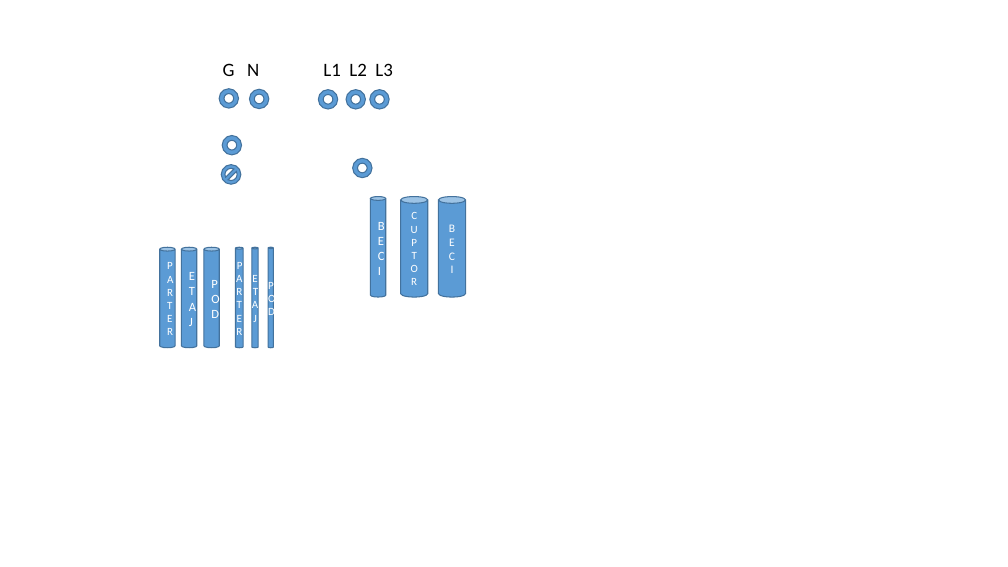
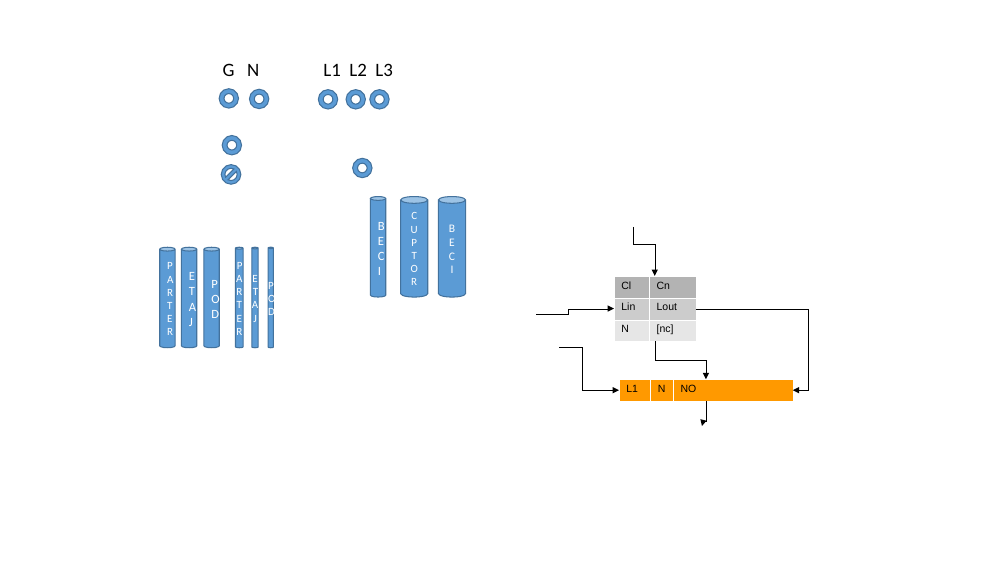
Before and after one commit to dan-cristian/haiot, a slide deck: slide 5 of wiki/solar/power-system.odp (slide 2 before the commit). Drawn at 1008x567 pixels with LibreOffice and Linux fonts; fonts in the diff are those of the drawing. Boxes give left, top, right and bottom in pixels: in the first picture for what was removed or moved away, otherwise in the second. Text is boxed around its words. In the diff, an @@ line names an element or a change of style, - is before the commit and + after.

```diff
--- a/wiki/solar/power-system.odp
+++ b/wiki/solar/power-system.odp
@@ elbow arrow added from (633, 227) to (655, 276), #000000 0 pt @@
@@ table added at (614,276,696,342), 3 rows, 2 columns @@
+Cl | Cn
+Lin | Lout
+N | [nc]
@@ elbow arrow added from (536, 315) to (614, 309), #000000 0 pt @@
@@ elbow arrow added from (696, 309) to (793, 390), #000000 0 pt @@
@@ elbow arrow added from (560, 347) to (619, 390), #000000 0 pt @@
@@ elbow arrow added from (655, 342) to (706, 380), #000000 0 pt @@
@@ table added at (619,380,793,402), 1 rows, 3 columns @@
+L1 | N | NO
@@ elbow arrow added from (706, 402) to (702, 426), #000000 0 pt @@
```
Also in this commit, not shown: 2 other slides changed, 2 slides added, 3 other files.
